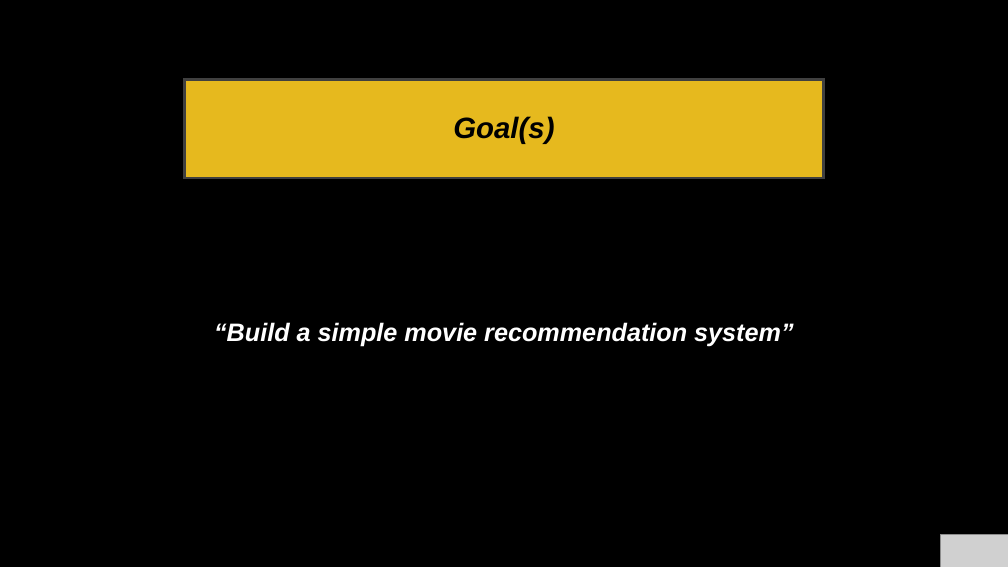
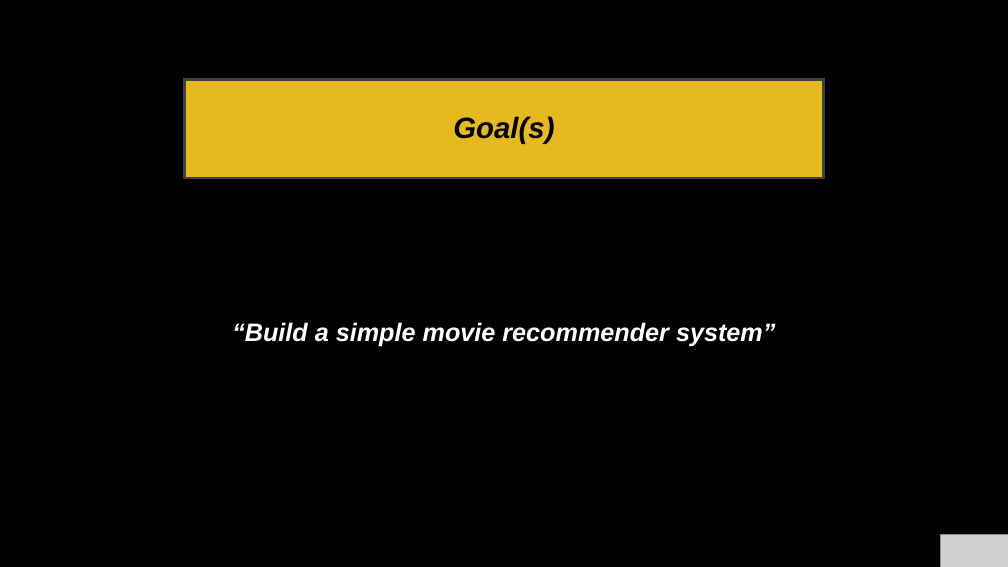
Before and after one commit to dimadnan/final_project, a slide deck: slide 7 of Final_Project.pptx (slide 6 before the commit). Drawn at 1008x567 pixels with LibreOffice and Linux fonts; fonts in the diff are those of the drawing; grey boxes stand for pictures. Boxes give left, top, right and bottom in pixels: in the first picture for what was removed or moved away, otherwise in the second. Text is boxed around its words. In the diff, an @@ line names an element or a change of style, - is before the commit and + after.

```diff
--- a/Final_Project.pptx
+++ b/Final_Project.pptx
@@ text at [232,322,775,346]: text changed @@
-“Build a simple movie recommendation system”
+“Build a simple movie recommender system”
```
Also in this commit, not shown: 4 other slides changed, 1 slide added, 3 other files.
